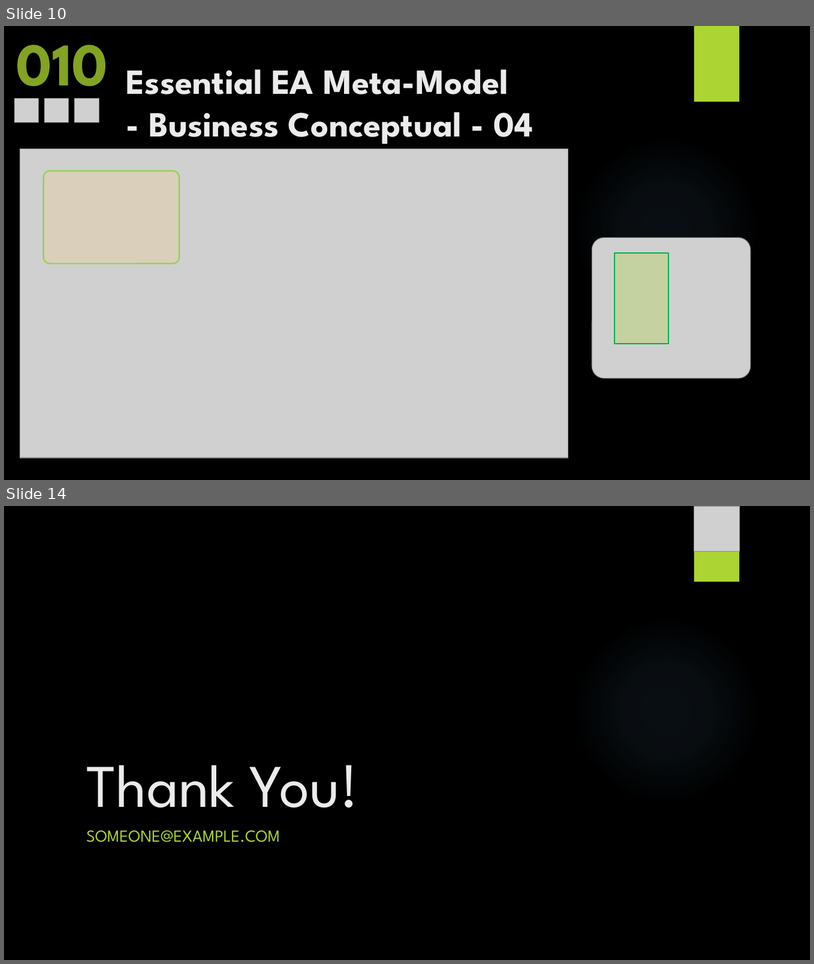
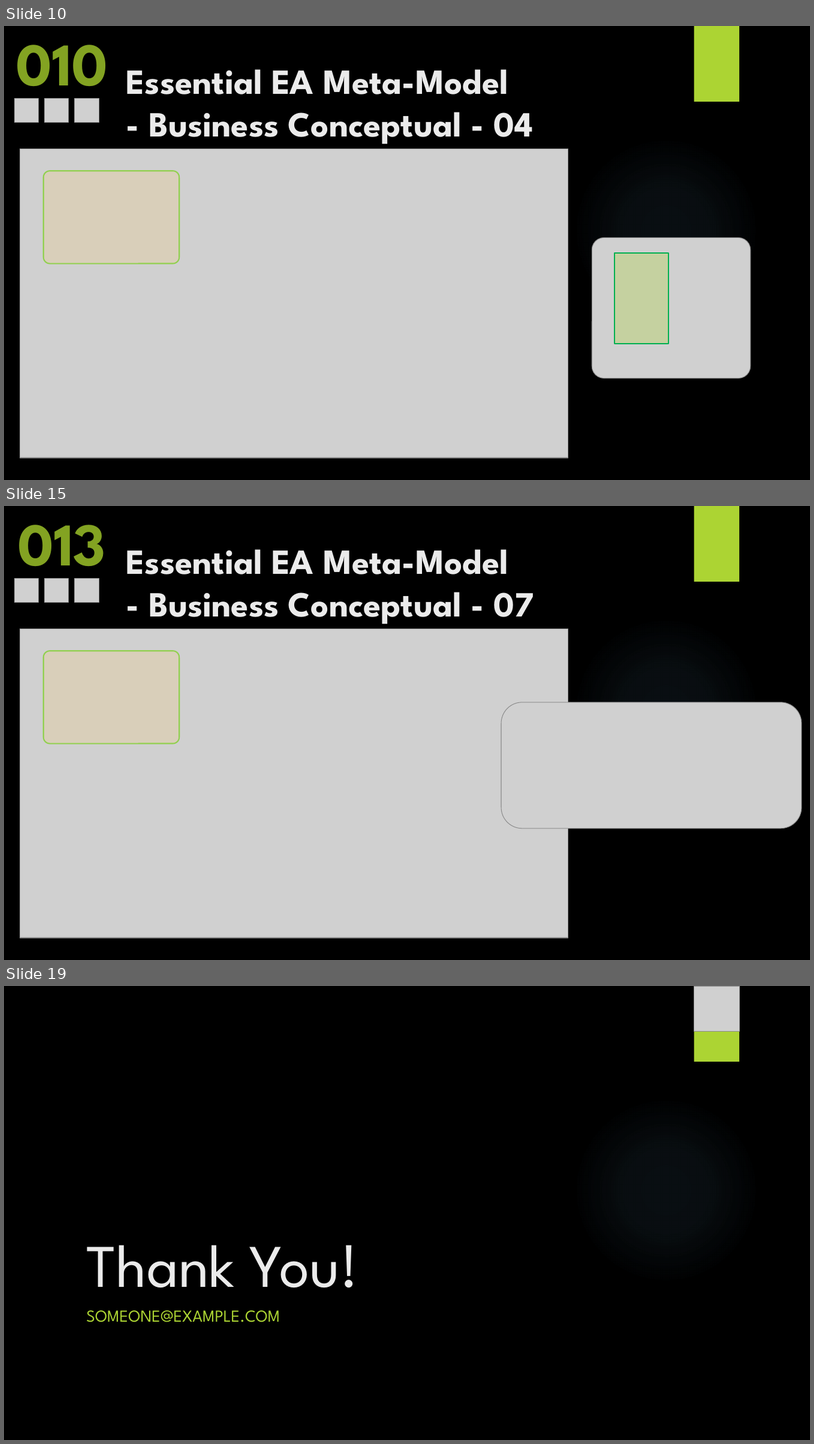
Before and after one commit to yasenstar/EA_MetaModel, a slide deck: Master_EAS_Meta-Model.pptx. Shown one above the other, each under a label of ours: slides 10 and 14 before the commit, slides 10, 15 and 19 after it; the slides between them are not shown. The pictures are 814x964 and 814x1444 pixels, drawn with LibreOffice and Linux fonts; fonts in the diff are those of the drawing; grey boxes stand for pictures; background and template pictures are left out. Boxes give left, top, right and bottom in pixels: in the first picture for what was removed or moved away, otherwise in the second. Text is boxed around its words. In the diff, an @@ line names an element or a change of style, - is before the commit and + after.

```diff
--- a/Master_EAS_Meta-Model.pptx
+++ b/Master_EAS_Meta-Model.pptx
@@ slide 15 added at (4, 506, 810, 960), background picture (left out); not listed: 2 template elements that a slide beside it also shows @@
@@ text added at (18, 525, 106, 583), 72 pt, text #83A322, bold @@
+013
@@ title added at (126, 549, 534, 624), 42 pt, text #EBEBEB, bold @@
+Essential EA Meta-Model
+- Business Conceptual - 07
@@ picture added at (14, 579, 38, 603) @@
@@ picture added at (45, 579, 69, 603) @@
@@ picture added at (75, 579, 99, 603) @@
@@ picture added at (20, 629, 569, 938) @@
@@ rounded rectangle added at (44, 651, 179, 743), fill #FFCC66 at 20% opacity, outline #92D050 1.5 pt @@
@@ picture added at (501, 702, 802, 828) @@
@@ what was slide 14 is now slide 19 @@
```
Also in this commit, not shown: 4 slides changed, 4 other slides added, 8 other files.
